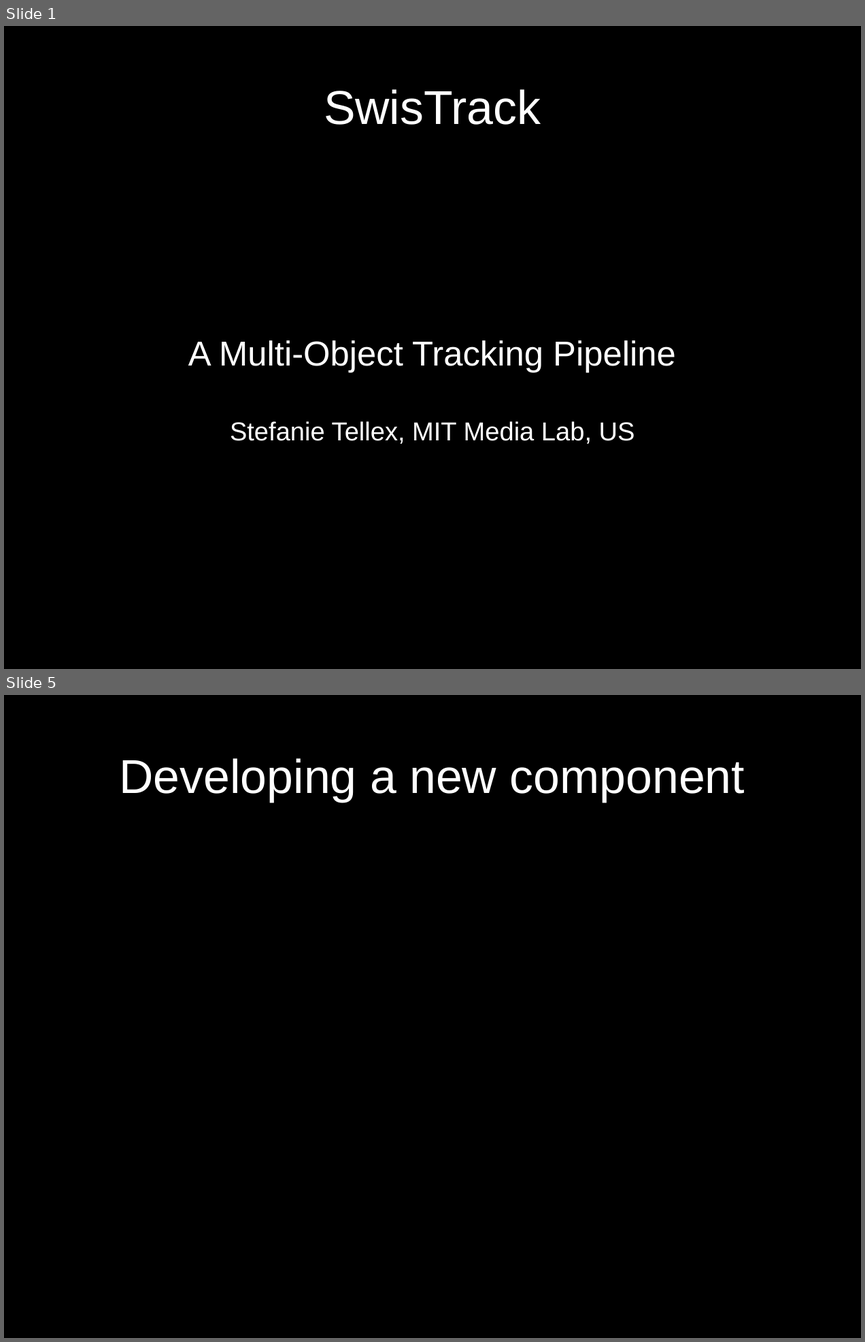
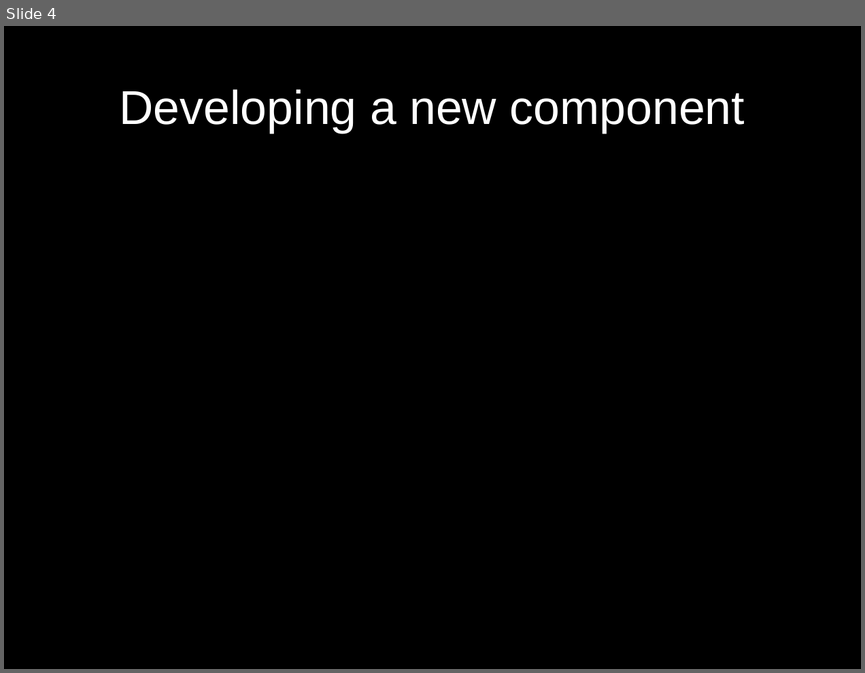
Before and after one commit to d28b/swistrack, a slide deck: Doc/tutorial.stefie10.06.2009/tutorialSlides.odp. Shown one above the other, each under a label of ours: slides 1 and 5 before the commit, slide 4 after it; the slides between them are not shown. The pictures are 865x1342 and 865x673 pixels, drawn with LibreOffice and Linux fonts; fonts in the diff are those of the drawing. Boxes give left, top, right and bottom in pixels: in the first picture for what was removed or moved away, otherwise in the second. Text is boxed around its words. In the diff, an @@ line names an element or a change of style, - is before the commit and + after.

```diff
--- a/Doc/tutorial.stefie10.06.2009/tutorialSlides.odp
+++ b/Doc/tutorial.stefie10.06.2009/tutorialSlides.odp
@@ slide 1 removed at box(4, 26, 861, 669), background #000000 @@
@@ title removed at box(324, 89, 541, 125) @@
-SwisTrack
@@ subtitle removed at box(188, 340, 676, 444) @@
-A Multi-Object Tracking Pipeline
-Stefanie Tellex, MIT Media Lab, US
@@ what was slide 5 is now slide 4 @@
```
Also in this commit, not shown: 5 slides changed, 7 slides added, 1 other slide removed.
